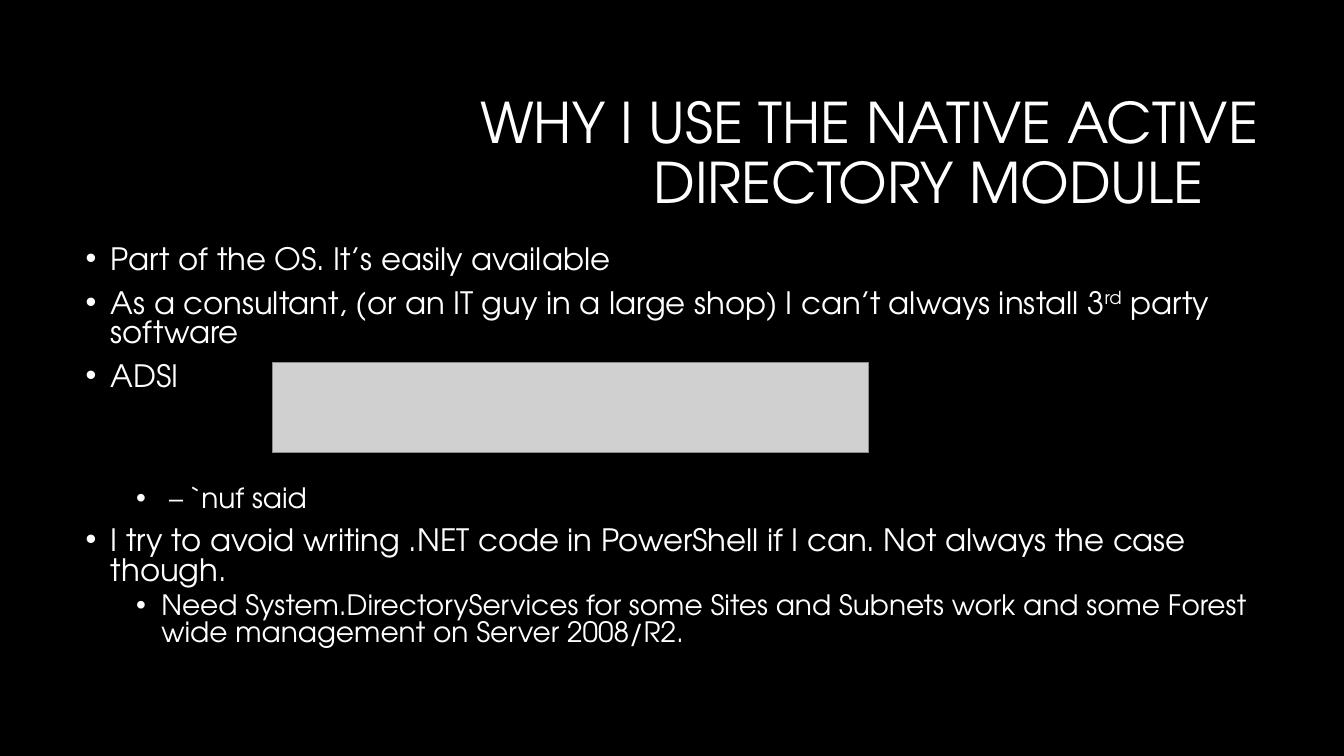
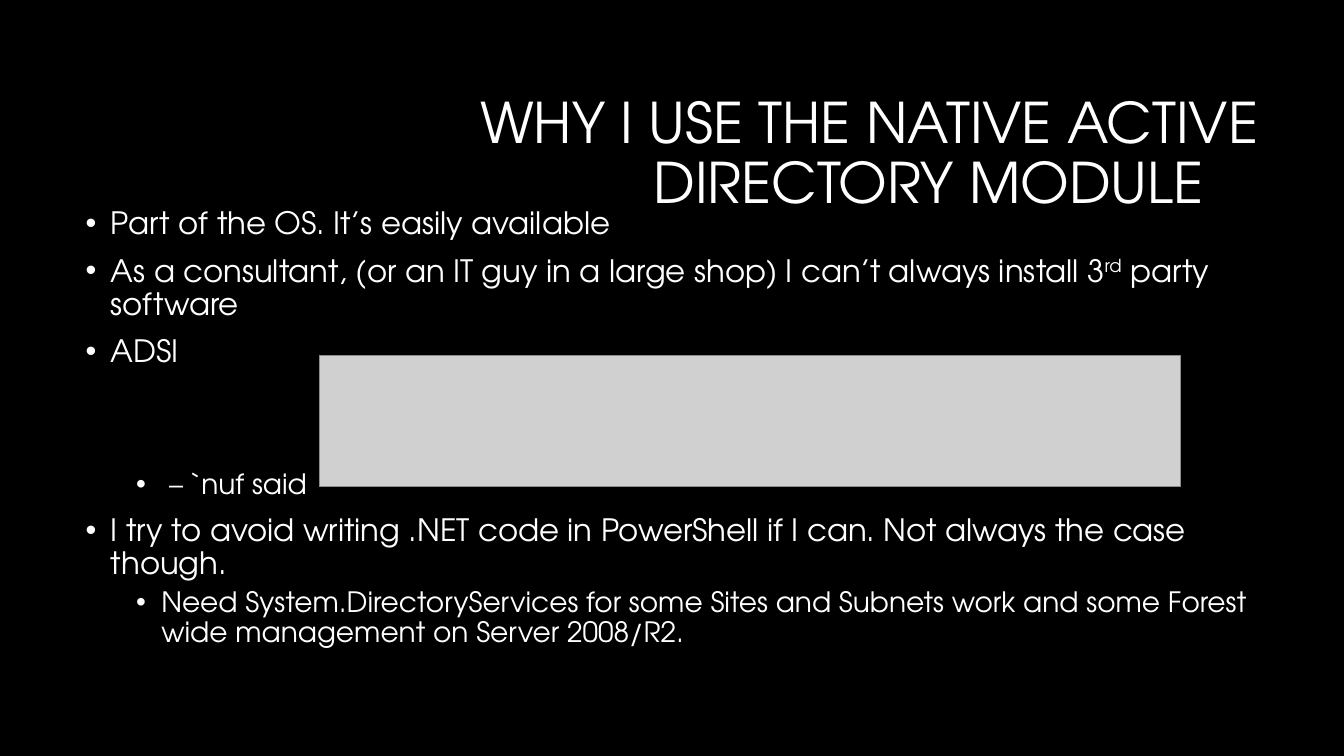
Before and after one commit to AndySchneiderDev-zz/PowerShellSummit, a slide deck: slide 5 of PS Summit AD Tips and Tricks.pptx. Drawn at 1344x756 pixels with LibreOffice and Linux fonts; fonts in the diff are those of the drawing; grey boxes stand for pictures; background and template pictures are left out. Boxes give left, top, right and bottom in pixels: in the first picture for what was removed or moved away, otherwise in the second. Text is boxed around its words. In the diff, an @@ line names an element or a change of style, - is before the commit and + after.

```diff
--- a/PS Summit AD Tips and Tricks.pptx
+++ b/PS Summit AD Tips and Tricks.pptx
@@ text "Part of the OS. It’s ...": place and size @@
-text "Part of the OS. It’s ..." at [111,247,1246,648]
+text "Part of the OS. It’s ..." at [111,211,1246,648]
@@ text "Part of the OS. It’s ..." at [111,211,1246,648]: line spacing 0.8 to 0.9 @@
@@ picture: place and size @@
-picture at [272,363,869,454]
+picture at [320,356,1182,486]
```
Also in this commit, not shown: 1 other file.
